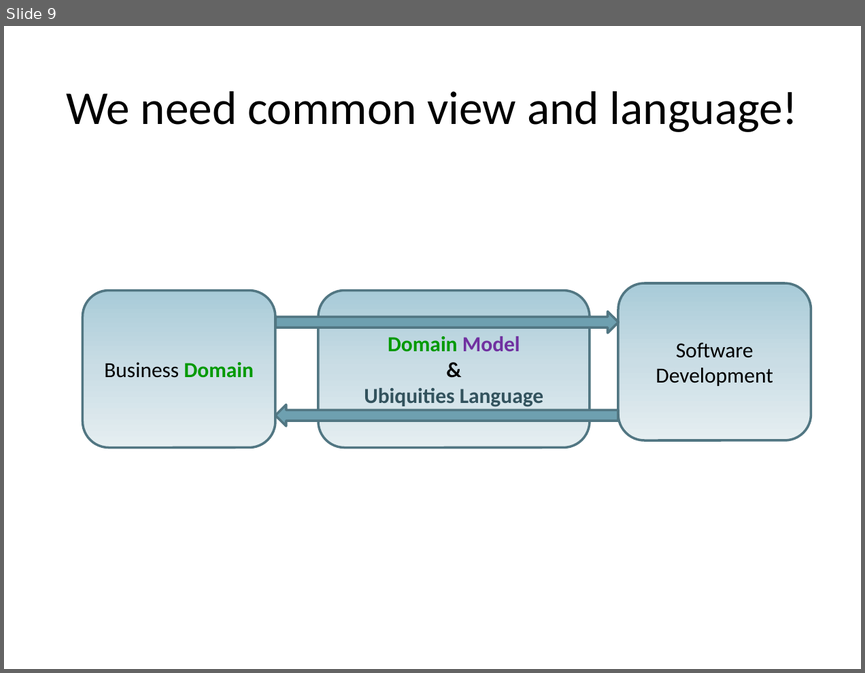
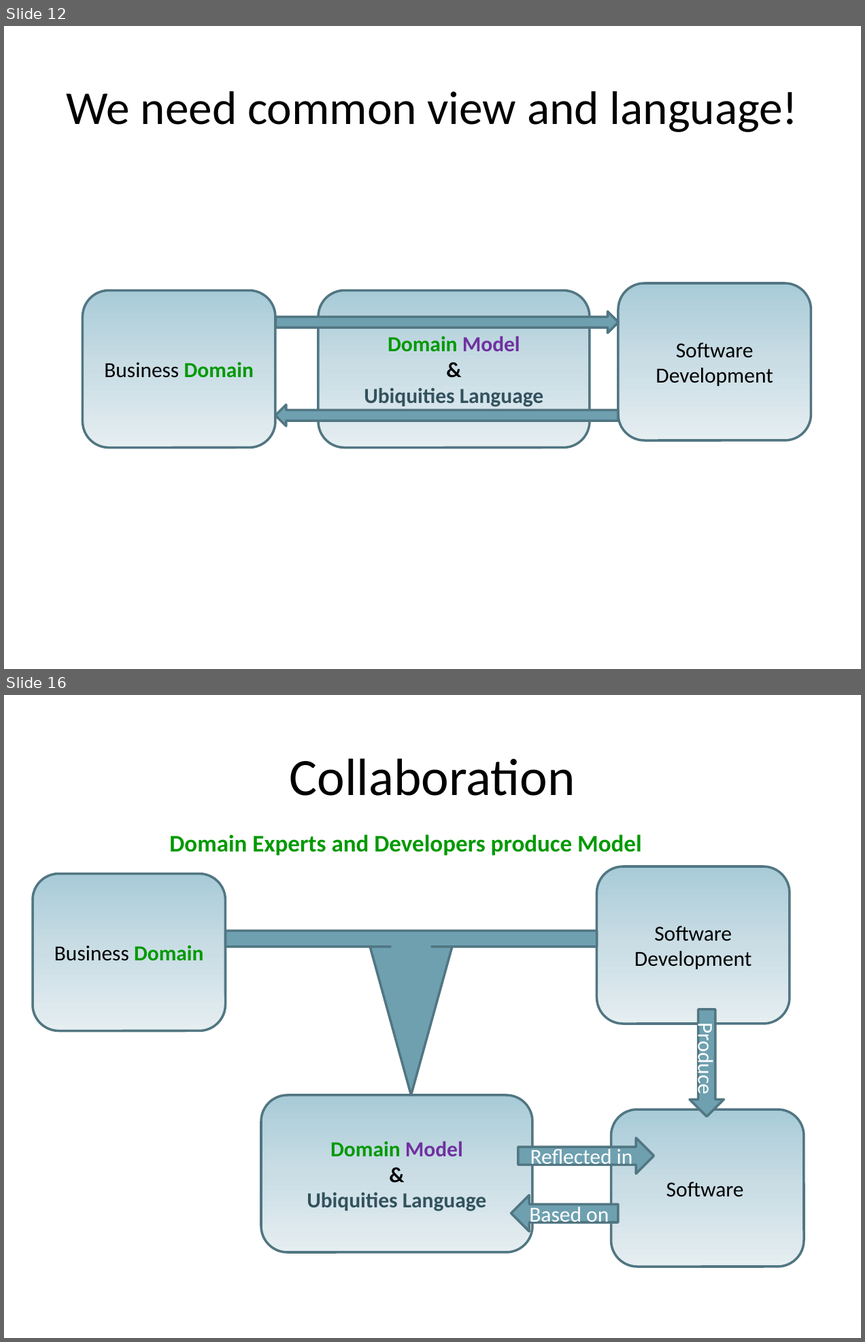
Before and after one commit to arturtv/dddpresentation, a slide deck: Domain-DrivenDesign.A.Trosin.pptx. Shown one above the other, each under a label of ours: slide 9 before the commit, slides 12 and 16 after it; the slides between them are not shown. The pictures are 865x673 and 865x1342 pixels, drawn with LibreOffice and Linux fonts; fonts in the diff are those of the drawing. Boxes give left, top, right and bottom in pixels: in the first picture for what was removed or moved away, otherwise in the second. Text is boxed around its words. In the diff, an @@ line names an element or a change of style, - is before the commit and + after.

```diff
--- a/Domain-DrivenDesign.A.Trosin.pptx
+++ b/Domain-DrivenDesign.A.Trosin.pptx
@@ slide 16 added at (x1=4, y1=695, x2=861, y2=1338), background #FFFFFF @@
@@ title added at (x1=290, y1=758, x2=575, y2=796), 44 pt, text #000000 @@
+Collaboration
@@ text added at (x1=169, y1=834, x2=641, y2=855), 20 pt, text #009900, bold @@
+Domain Experts and Developers produce Model
@@ rounded rectangle added at (x1=33, y1=873, x2=225, y2=1030), fill gradient #A9CBD8 to #CADEE6 to #E5EEF2, outline #517682 2 pt, 18 pt, text #000000 @@
+Business Domain
@@ rounded rectangle added at (x1=597, y1=866, x2=789, y2=1023), fill gradient #A9CBD8 to #CADEE6 to #E5EEF2, outline #517682 2 pt, 18 pt, text #000000 @@
+Software Development
@@ down arrow callout added at (x1=225, y1=930, x2=596, y2=1095), fill #6EA0B0, outline #517682 2 pt @@
@@ right arrow added at (x1=690, y1=1009, x2=724, y2=1116), fill #6EA0B0, outline #517682 2 pt, 18 pt, text #FFFFFF @@
+Produce
@@ rounded rectangle added at (x1=261, y1=1095, x2=532, y2=1252), fill gradient #A9CBD8 to #CADEE6 to #E5EEF2, outline #517682 2 pt, 18 pt, text #32525D, bold @@
+Domain Model
+&
+Ubiquities Language
@@ rounded rectangle added at (x1=611, y1=1109, x2=804, y2=1266), fill gradient #A9CBD8 to #CADEE6 to #E5EEF2, outline #517682 2 pt, 18 pt, text #000000 @@
+Software
@@ right arrow added at (x1=518, y1=1138, x2=653, y2=1174), fill #6EA0B0, outline #517682 2 pt, 18 pt, text #FFFFFF @@
+Reflected in
@@ left arrow added at (x1=511, y1=1195, x2=618, y2=1231), fill #6EA0B0, outline #517682 2 pt, 18 pt, text #FFFFFF @@
+Based on
@@ what was slide 9 is now slide 12 @@
```
Also in this commit, not shown: 2 slides changed, 9 other slides added, 4 slides removed.
